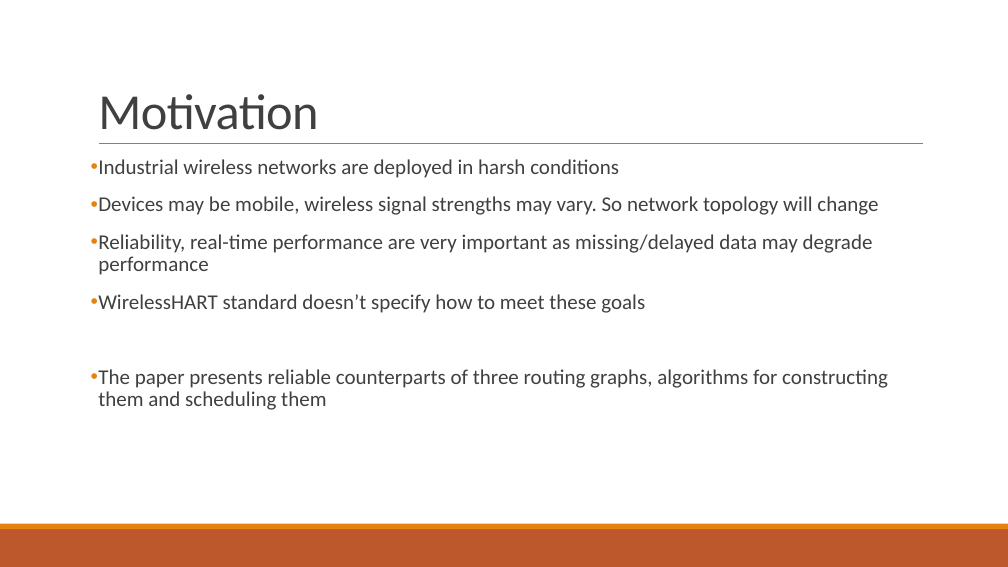
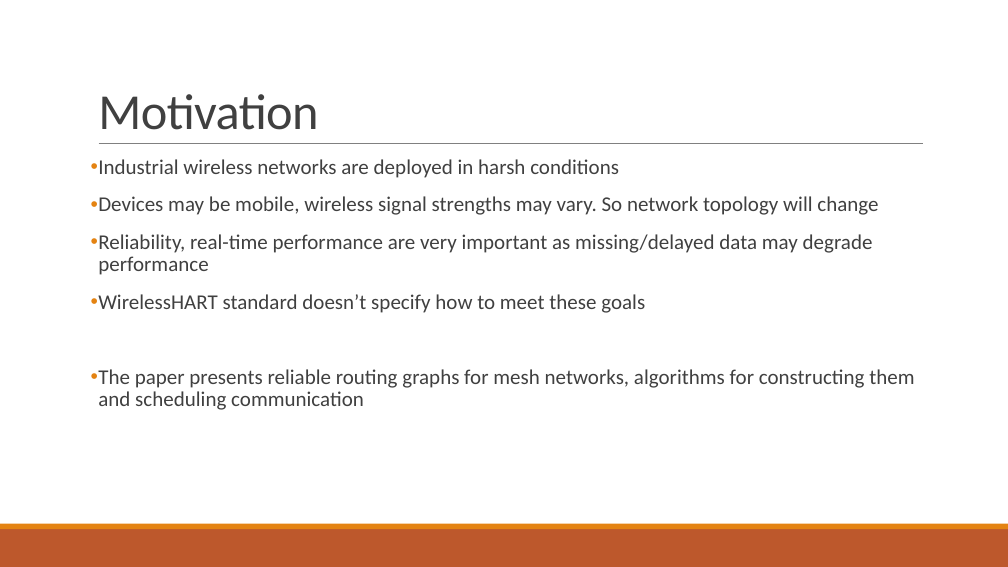
Before and after one commit to chaitu236/chaitu236.github.io, a slide deck: slide 2 of presentation-vadrevu.pptx. Drawn at 1008x567 pixels with LibreOffice and Linux fonts; fonts in the diff are those of the drawing. Boxes give left, top, right and bottom in pixels: in the first picture for what was removed or moved away, otherwise in the second. Text is boxed around its words. In the diff, an @@ line names an element or a change of style, - is before the commit and + after.

Commit message:
presentation update

```diff
--- a/presentation-vadrevu.pptx
+++ b/presentation-vadrevu.pptx
@@ text at <box>98,369,914,410</box>: text changed @@
-• The paper presents reliable counterparts of three routing graphs, algorithms for constructing them and scheduling them
+• The paper presents reliable routing graphs for mesh networks, algorithms for constructing them and scheduling communication
```
Also in this commit, not shown: 5 other slides changed, 1 other file.
